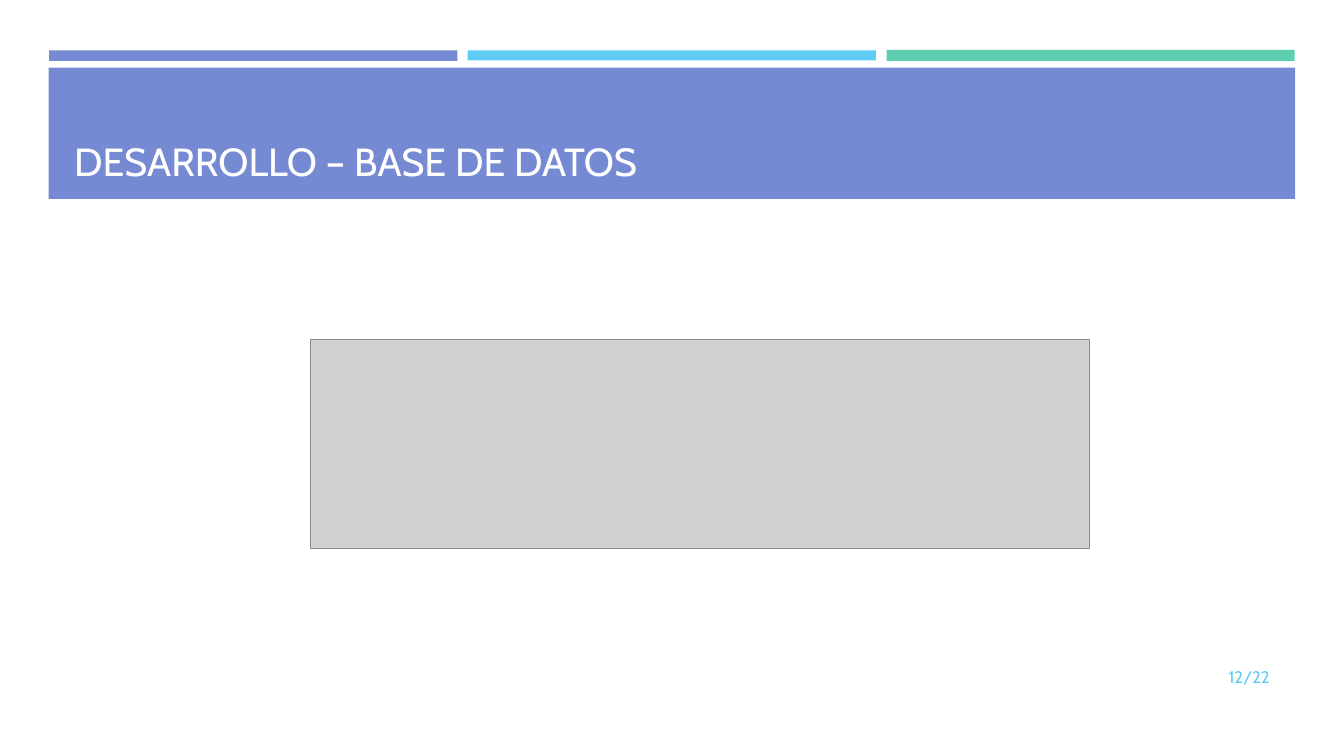
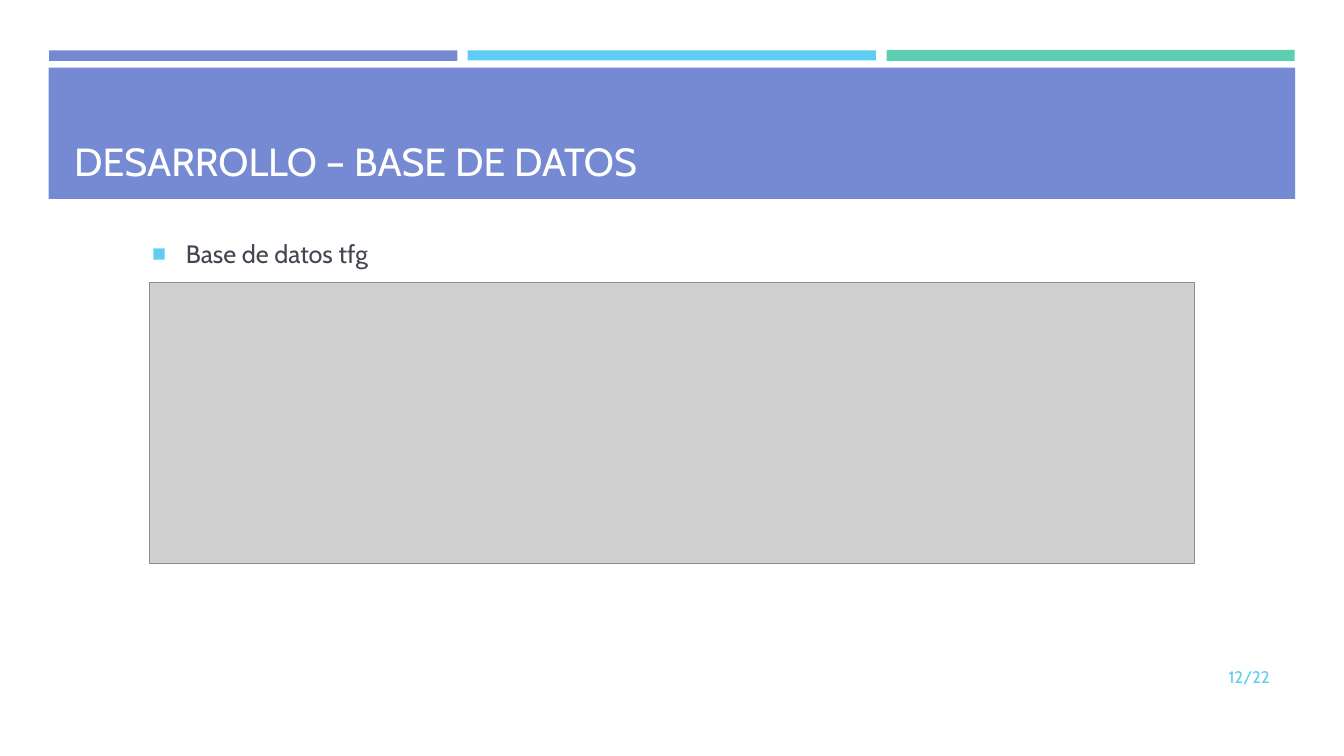
Before and after one commit to mdlunag/tfg, a slide deck: slide 12 of tfg_presentacio.pptx. Drawn at 1344x756 pixels with LibreOffice and Linux fonts; fonts in the diff are those of the drawing; grey boxes stand for pictures. Boxes give left, top, right and bottom in pixels: in the first picture for what was removed or moved away, otherwise in the second. Text is boxed around its words. In the diff, an @@ line names an element or a change of style, - is before the commit and + after.

```diff
--- a/tfg_presentacio.pptx
+++ b/tfg_presentacio.pptx
@@ text added at box(186, 244, 368, 269), 18 pt, text #454551 @@
+■ Base de datos tfg
@@ picture: place and size @@
-picture at box(311, 340, 1090, 548)
+picture at box(149, 282, 1195, 563)
```
Also in this commit, not shown: 9 other slides changed, 6 slides added, 4 slides removed.
